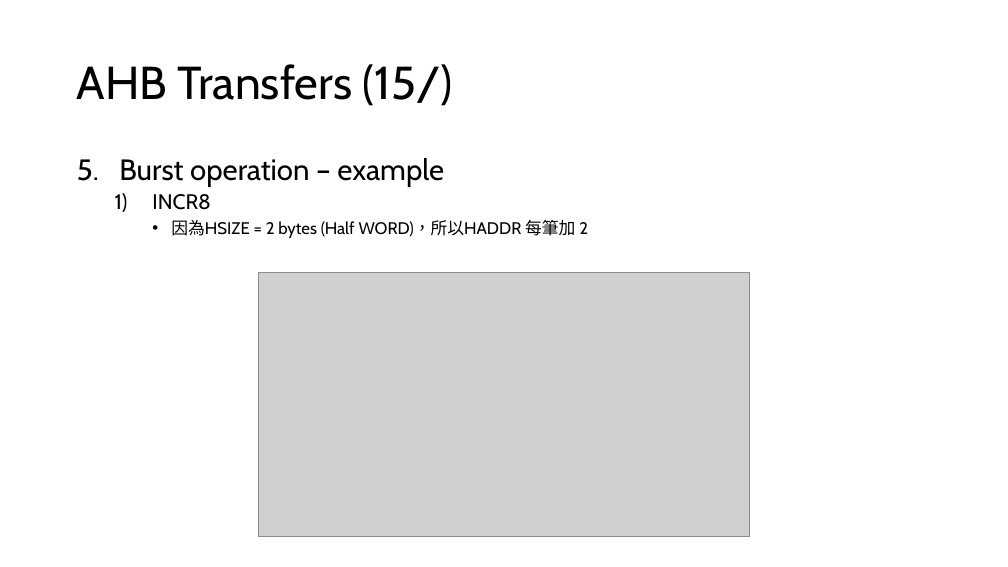
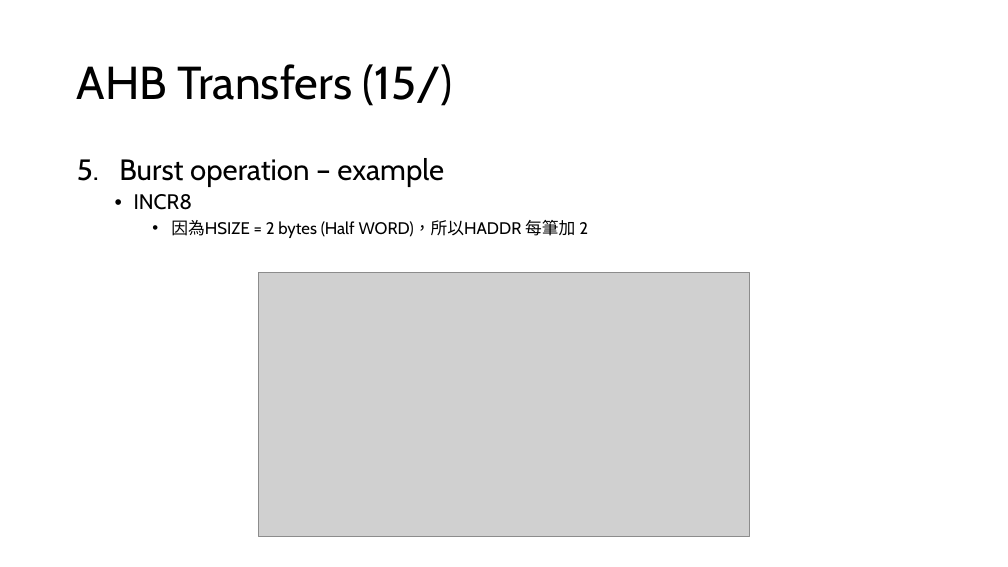
Before and after one commit to s9001055/DV_learning, a slide deck: slide 35 of AMBA/AMBA_learning.pptx. Drawn at 1008x567 pixels with LibreOffice and Linux fonts; fonts in the diff are those of the drawing; grey boxes stand for pictures. Boxes give left, top, right and bottom in pixels: in the first picture for what was removed or moved away, otherwise in the second. Text is boxed around its words. In the diff, an @@ line names an element or a change of style, - is before the commit and + after.

Commit message:
Modify: AMBA/AMBA_learning.pptx 1. Add: chapter2 AHB Burst operation 2. Add: chapter2 AHB Waited transfers

```diff
--- a/AMBA/AMBA_learning.pptx
+++ b/AMBA/AMBA_learning.pptx
@@ text at (134, 194, 193, 210): bullet 1) to • @@
```
Also in this commit, not shown: 4 other slides changed, 3 slides added, 1 other file.
